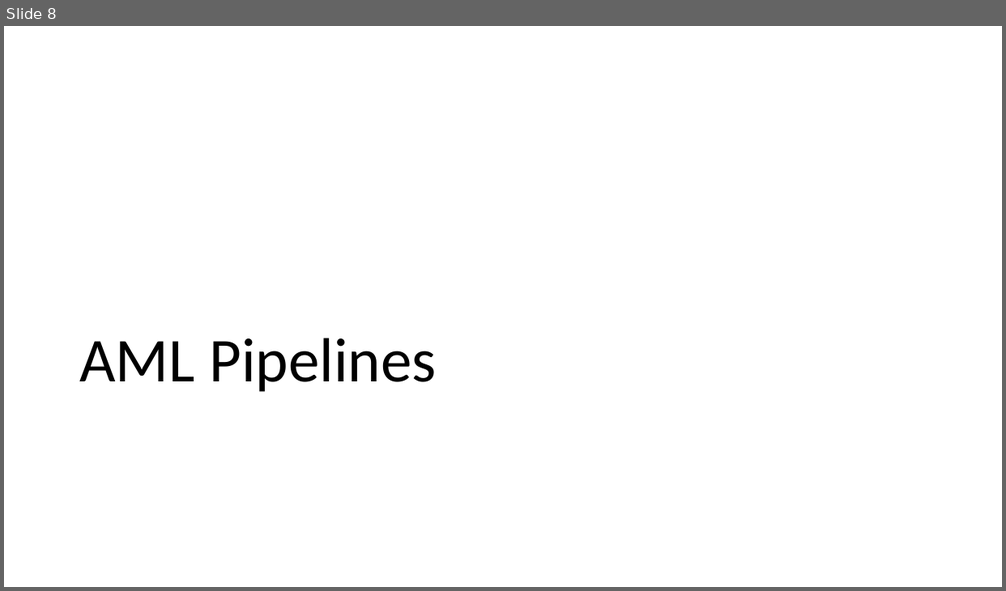
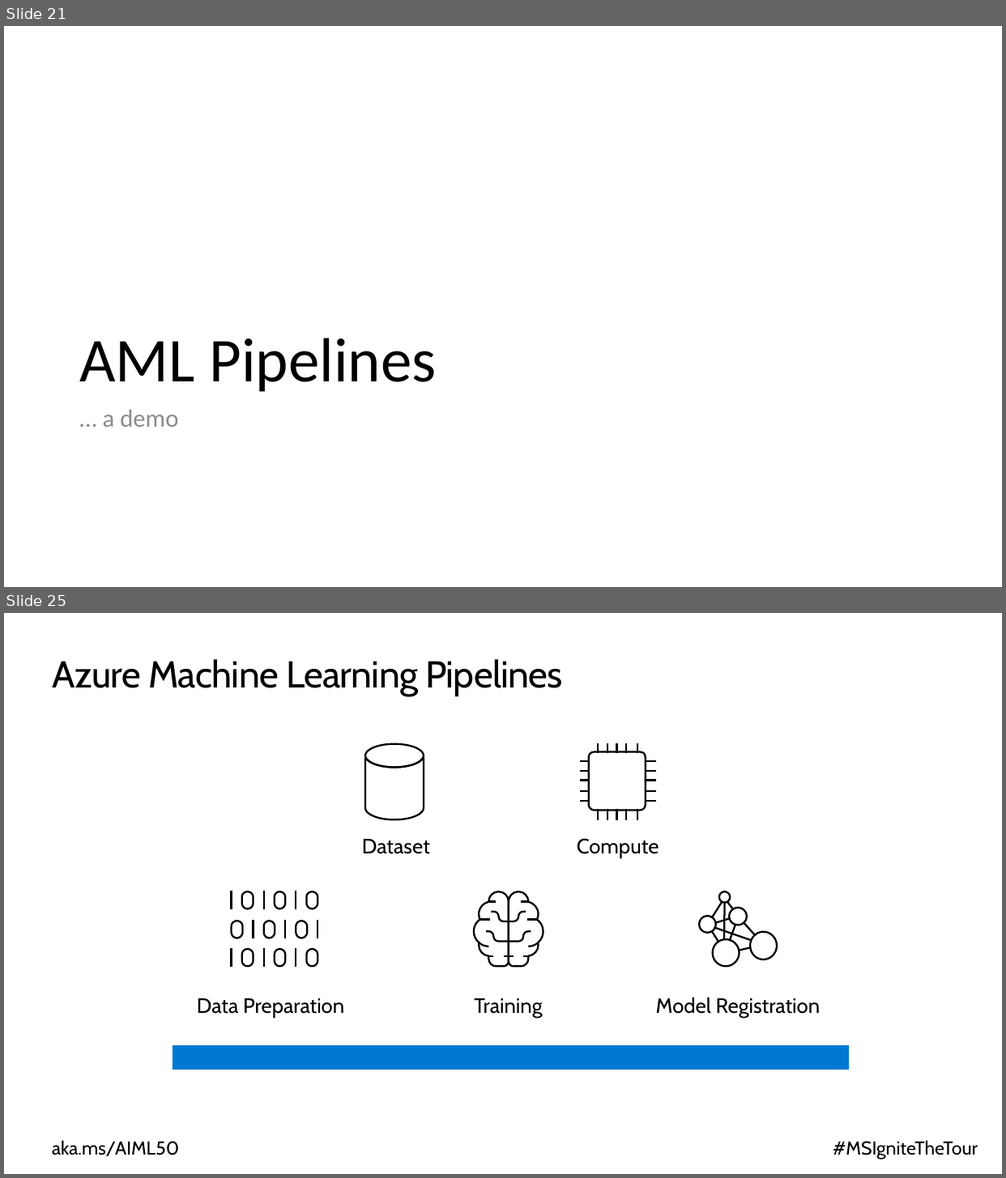
Before and after one commit to cloudscaleml/workshop, a slide deck: powerpoint/MLOps.pptx. Shown one above the other, each under a label of ours: slide 8 before the commit, slides 21 and 25 after it; the slides between them are not shown. The pictures are 1006x591 and 1006x1178 pixels, drawn with LibreOffice and Linux fonts; fonts in the diff are those of the drawing; background and template pictures are left out. Boxes give left, top, right and bottom in pixels: in the first picture for what was removed or moved away, otherwise in the second. Text is boxed around its words. In the diff, an @@ line names an element or a change of style, - is before the commit and + after.

```diff
--- a/powerpoint/MLOps.pptx
+++ b/powerpoint/MLOps.pptx
@@ slide 25 added at (4, 613, 1002, 1174), background #FFFFFF @@
@@ title added at (52, 659, 562, 696), 36 pt, text #000000 @@
+Azure Machine Learning Pipelines
@@ freeform shape added at (365, 744, 424, 820), outline #000000 1.75 pt @@
@@ freeform shape added at (581, 744, 654, 820), outline #000000 1.75 pt @@
@@ text added at (362, 839, 430, 854), 20 pt, text #000000 @@
+Dataset
@@ text added at (577, 838, 659, 858), 20 pt, text #000000 @@
+Compute
@@ freeform shape added at (232, 892, 318, 966), outline #000000 1.75 pt @@
@@ freeform shape added at (474, 892, 543, 966), outline #000000 1.75 pt @@
@@ freeform shape added at (700, 892, 778, 966), outline #000000 1.75 pt @@
@@ text added at (197, 999, 344, 1018), 20 pt, text #000000 @@
+Data Preparation
@@ text added at (474, 999, 542, 1018), 20 pt, text #000000 @@
+Training
@@ text added at (656, 997, 820, 1018), 20 pt, text #000000 @@
+Model Registration
@@ rectangle added at (172, 1045, 849, 1071), fill #0078D4, outline #FFFFFF 0.75 pt @@
@@ text added at (52, 1140, 179, 1157), 18 pt, text #000000 @@
+aka.ms/AIML50
@@ text added at (833, 1140, 978, 1160), 18 pt, text #000000 @@
+#MSIgniteTheTour
@@ what was slide 8 is now slide 21 @@
@@ slide 21 changed as well @@
@@ text added at (103, 409, 178, 427), 24 pt, text #8C8C8C @@
+… a demo
```
Also in this commit, not shown: 34 other slides added, 15 slides removed.
